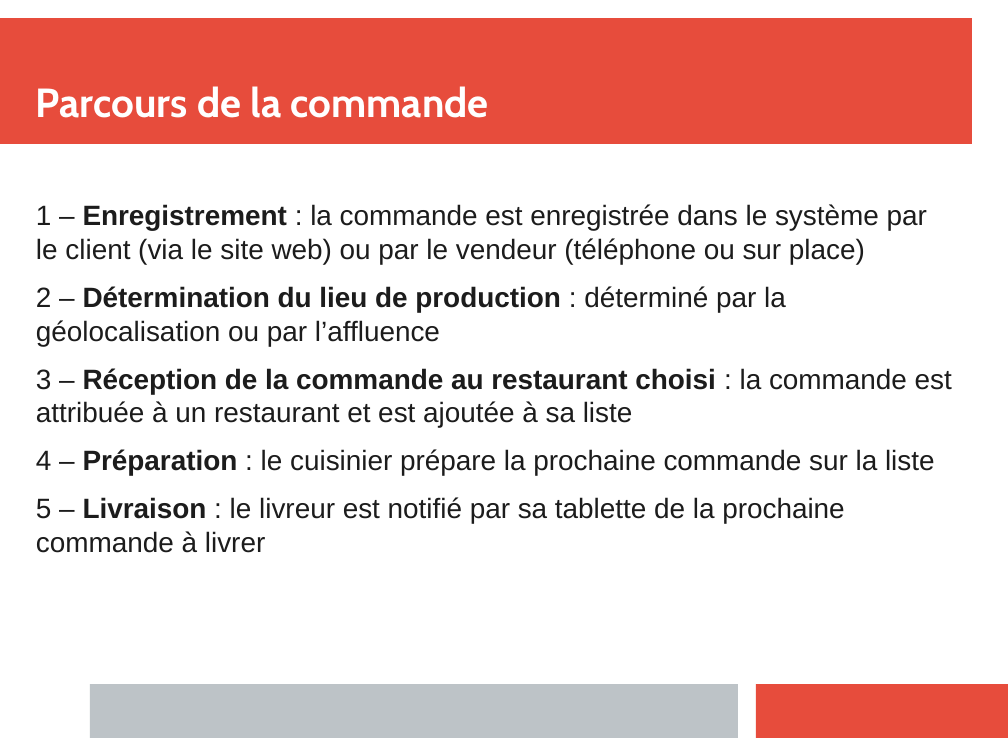
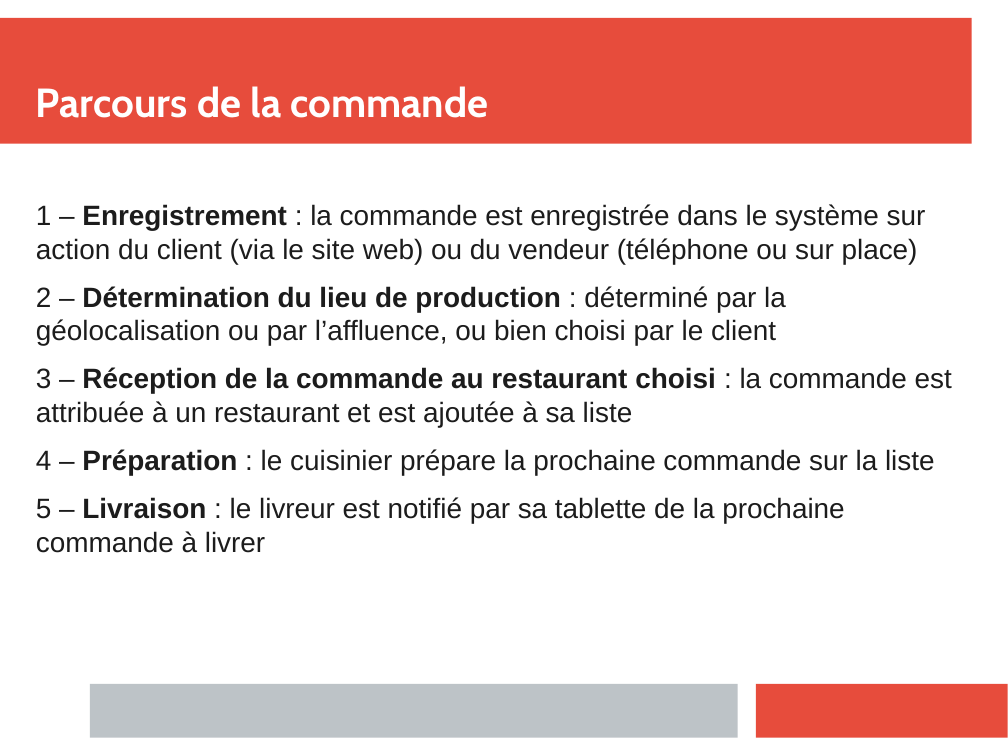
Before and after one commit to clemenceclaireR/spec_fonctionnelles_restaurant, a slide deck: slide 6 of diapo_presentation_solution.pptx. Drawn at 1008x756 pixels with LibreOffice and Linux fonts; fonts in the diff are those of the drawing. Boxes give left, top, right and bottom in pixels: in the first picture for what was removed or moved away, otherwise in the second. Text is boxed around its words. In the diff, an @@ line names an element or a change of style, - is before the commit and + after.

```diff
--- a/diapo_presentation_solution.pptx
+++ b/diapo_presentation_solution.pptx
@@ text at <box>36,204,926,346</box>: text changed @@
-1 – Enregistrement : la commande est enregistrée dans le système par le client (via le site web) ou par le vendeur (téléphone ou sur place)
-2 – Détermination du lieu de production : déterminé par la géolocalisation ou par l’affluence
+1 – Enregistrement : la commande est enregistrée dans le système sur action du client (via le site web) ou du vendeur (téléphone ou sur place)
+2 – Détermination du lieu de production : déterminé par la géolocalisation ou par l’affluence, ou bien choisi par le client
```
Also in this commit, not shown: 6 other slides changed, 2 other files.
